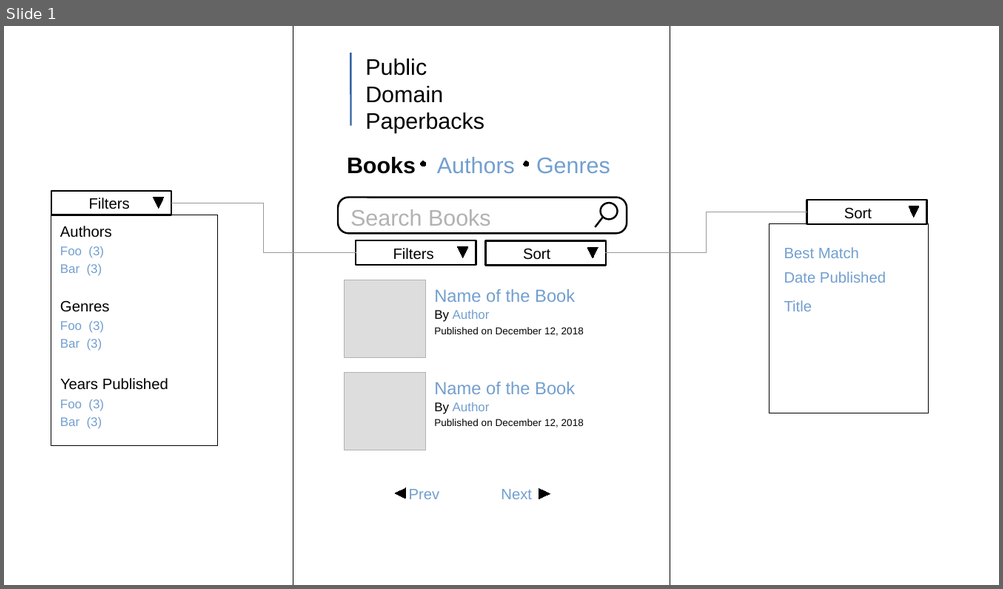
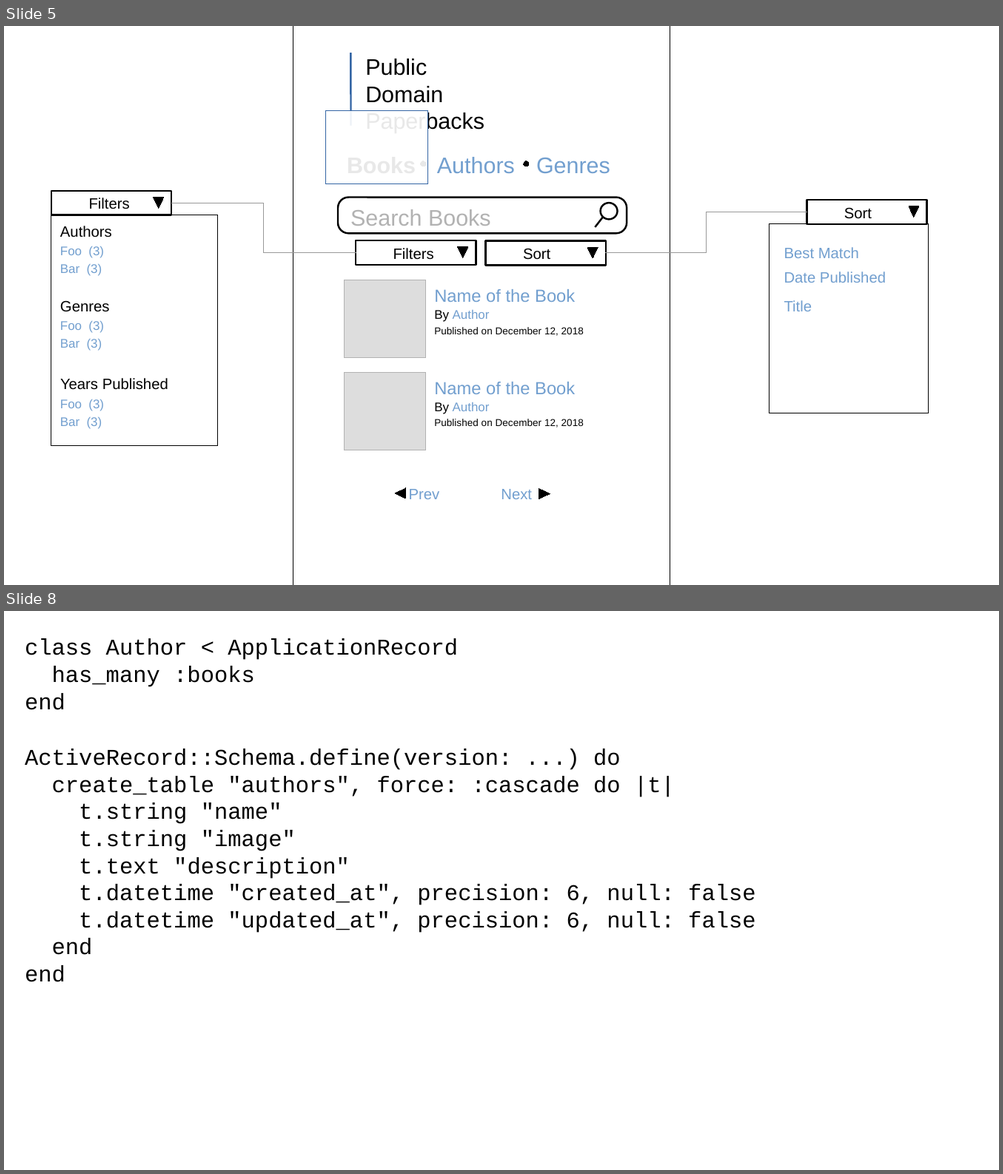
Before and after one commit to chriscressman/architecting-a-search-feature, a slide deck: presentation.odp. Shown one above the other, each under a label of ours: slide 1 before the commit, slides 5 and 8 after it; the slides between them are not shown. The pictures are 1003x589 and 1003x1174 pixels, drawn with LibreOffice and Linux fonts; fonts in the diff are those of the drawing. Boxes give left, top, right and bottom in pixels: in the first picture for what was removed or moved away, otherwise in the second. Text is boxed around its words. In the diff, an @@ line names an element or a change of style, - is before the commit and + after.

```diff
--- a/presentation.odp
+++ b/presentation.odp
@@ slide 8 added at (4,611,999,1170), background #FFFFFF @@
@@ text added at (25,639,458,710), 18 pt, text #000000 @@
+class Author < ApplicationRecord
+has_many :books
+end
@@ text added at (25,749,755,982), 18 pt, text #000000 @@
+ActiveRecord::Schema.define(version: ...) do
+create_table "authors", force: :cascade do |t|
+t.string "name"
+t.string "image"
+t.text "description"
+t.datetime "created_at", precision: 6, null: false
+t.datetime "updated_at", precision: 6, null: false
+end
+end
@@ what was slide 1 is now slide 5 @@
@@ slide 5 changed as well @@
@@ rectangle added at (325,111,428,185), fill #FFFFFF at 91% opacity, outline #3465A4 0 pt @@
@@ text removed at (347,157,415,174) @@
-Books
```
Also in this commit, not shown: 7 other slides added.
